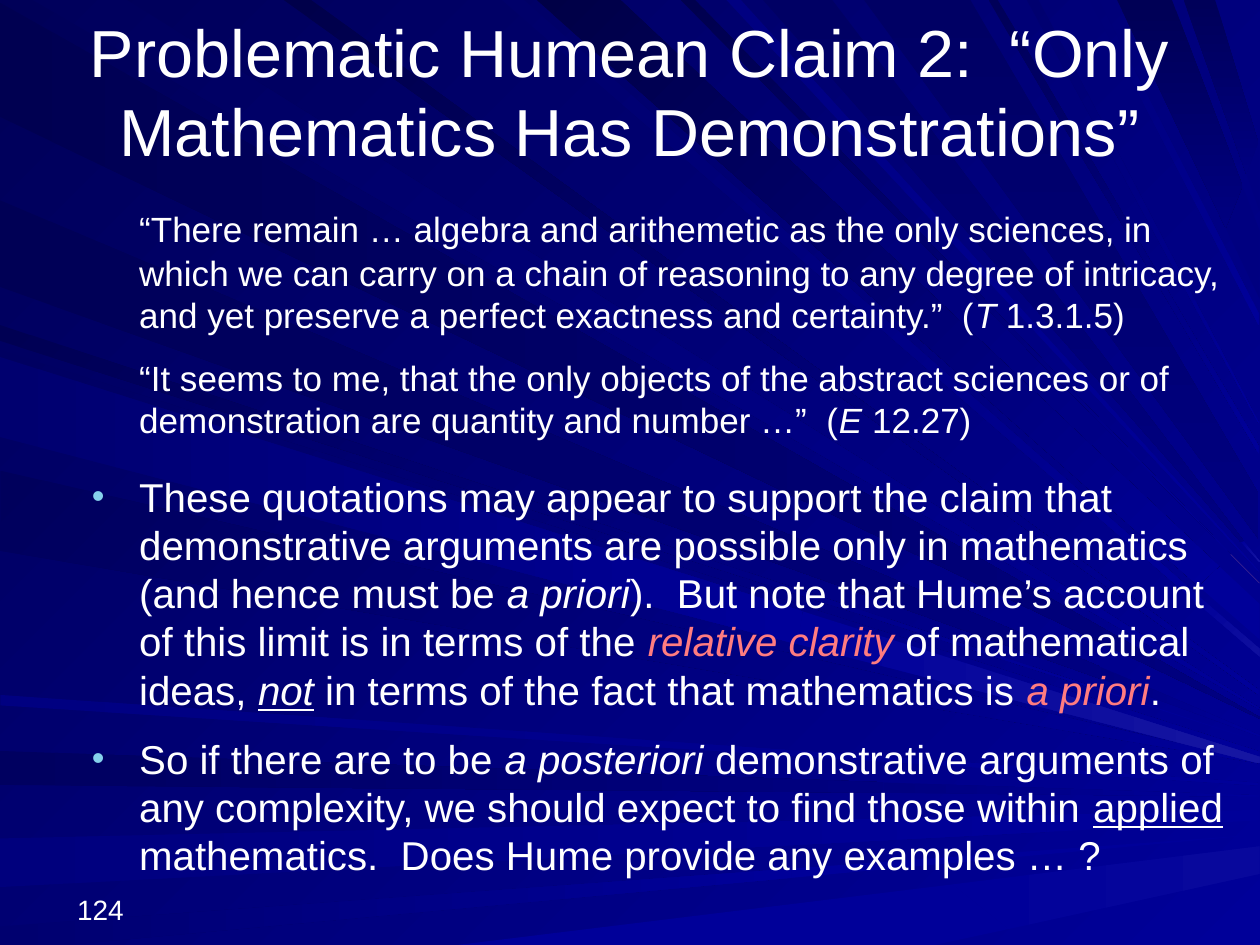
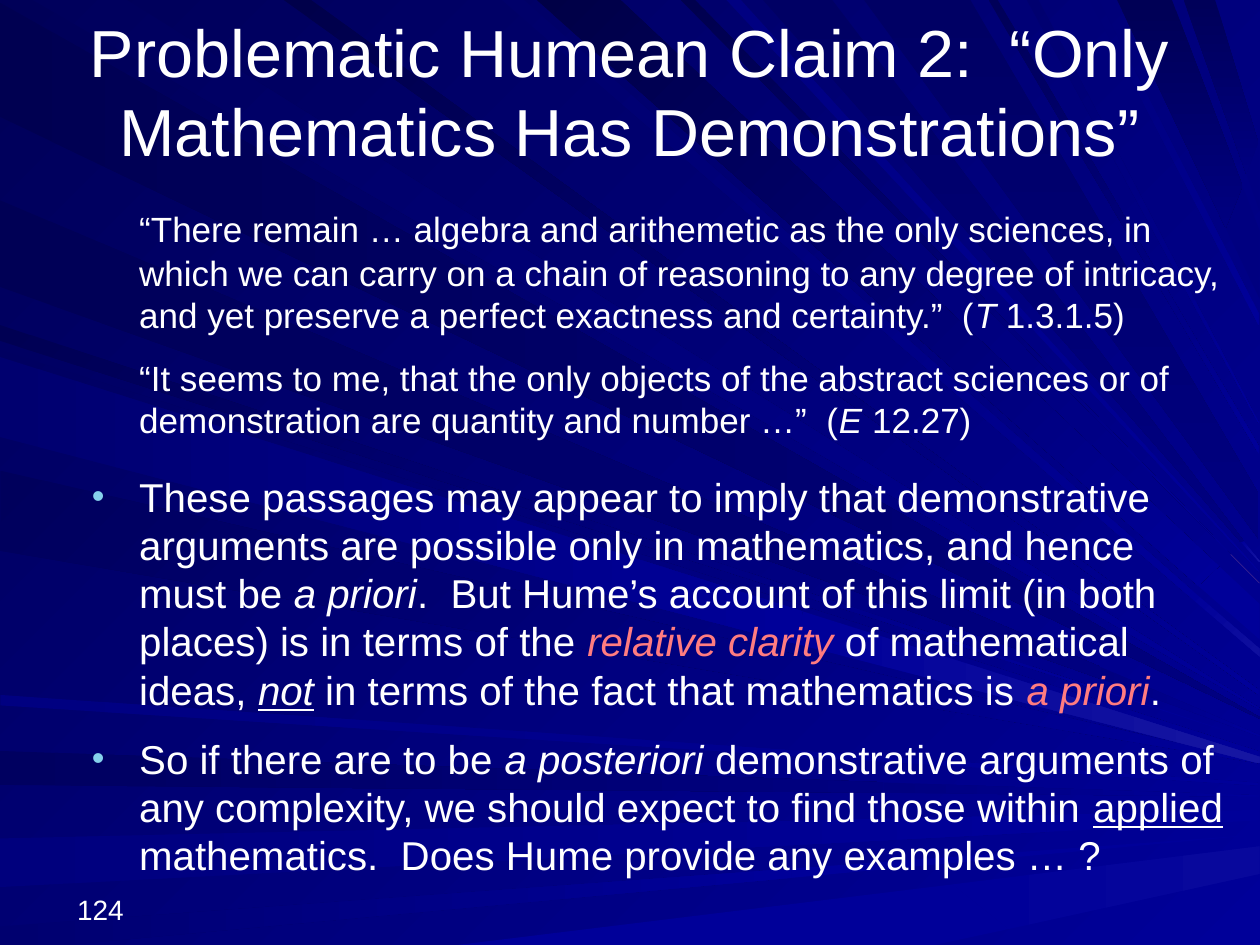
Before and after one commit to englishphilosophy/hume-texts-online, a slide deck: slide 124 of teaching/lectures/2025_Hume_MT_current.pptx. Drawn at 1260x945 pixels with LibreOffice and Linux fonts; fonts in the diff are those of the drawing. Boxes give left, top, right and bottom in pixels: in the first picture for what was removed or moved away, otherwise in the second. Text is boxed around its words. In the diff, an @@ line names an element or a change of style, - is before the commit and + after.

```diff
--- a/teaching/lectures/2025_Hume_MT_current.pptx
+++ b/teaching/lectures/2025_Hume_MT_current.pptx
@@ text at box(139, 483, 1161, 713): text changed @@
-• These quotations may appear to support the claim that demonstrative arguments are possible only in mathematics (and hence must be a priori). But note that Hume’s account of this limit is in terms of the relative clarity of mathematical ideas, not in terms of the fact that mathematics is a priori.
+• These passages may appear to imply that demonstrative arguments are possible only in mathematics, and hence must be a priori. But Hume’s account of this limit (in both places) is in terms of the relative clarity of mathematical ideas, not in terms of the fact that mathematics is a priori.
```
Also in this commit, not shown: 14 other slides changed, 1 other file.
